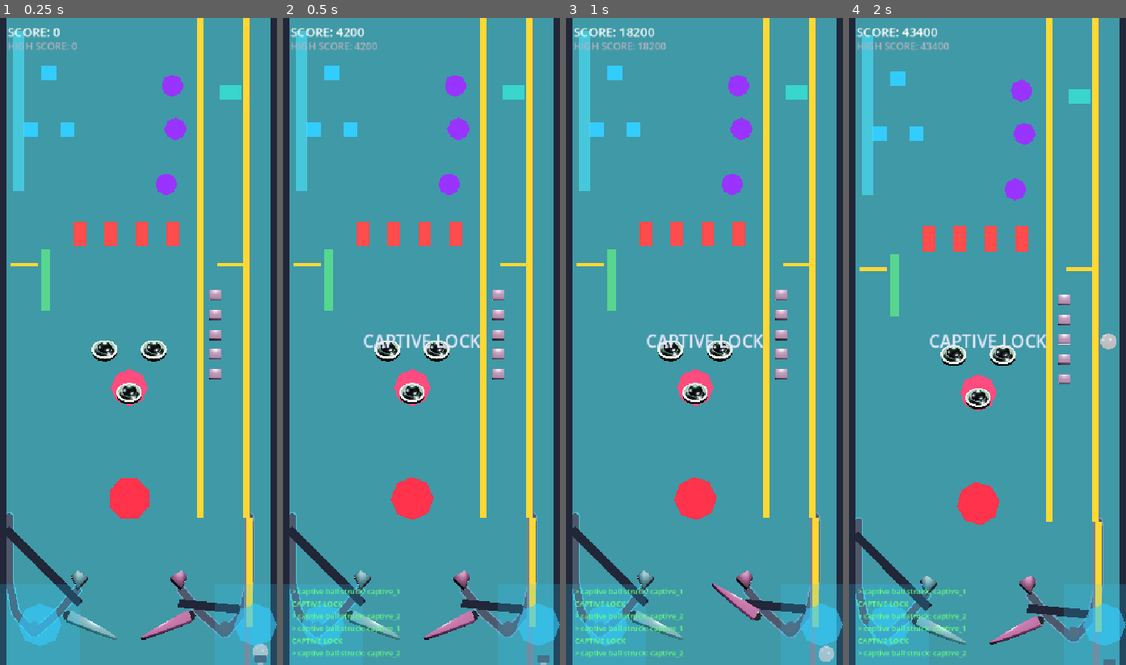
Above: before the commit, frames 1-4 (left to right).
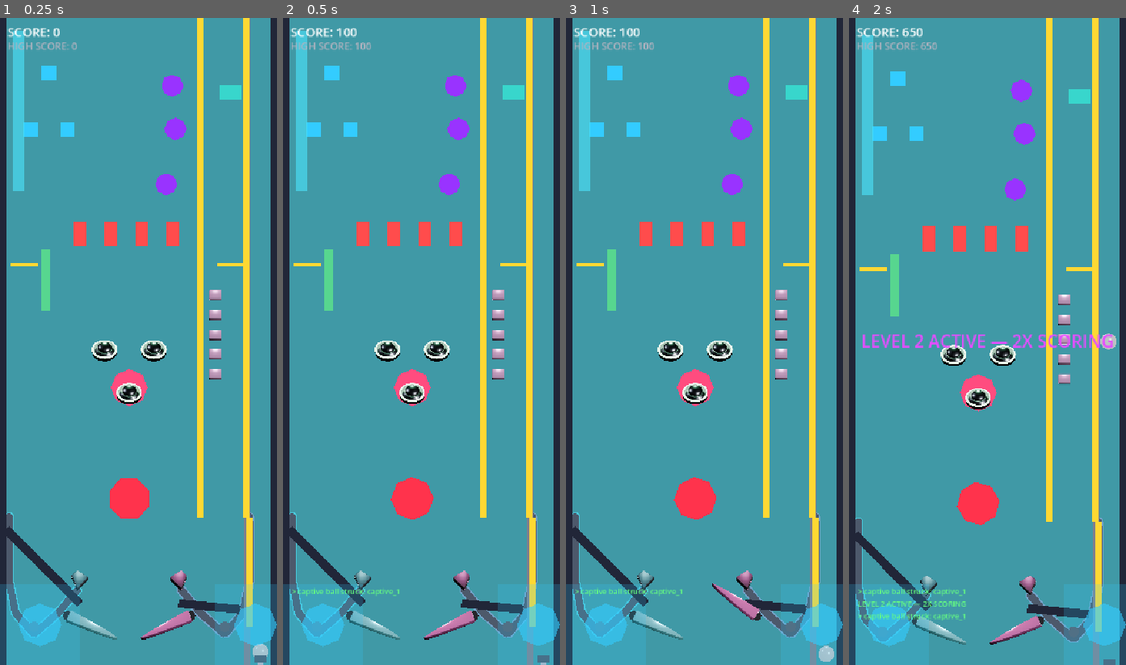
Above: after the commit, the same moments.

Repository: nobody174/pinball-adventure
Game: Godot game, scene res://tables/the_glitch/the_glitch.tscn
Same seed, same stepped clock (60 frames per second), same inputs: the game is played once before the commit and once after it. This scene is started directly instead of the project's main scene.
Inputs (mouse positions are in pixels of both pictures, inside the frame that each line leads up to):
- Up to frame 1 (0.25 s): no input
- Up to frame 2 (0.5 s): no input
- Up to frame 3 (1 s): tap Enter at 0.5 s; move the mouse to (765, 309) at 0.52 s; hold Right (flip_right) from 0.53 s (still down); hold Up (launch_ball) from 0.53 s (still down); click (765, 309) at 0.67 s
- Up to frame 4 (2 s): release Right (flip_right) at 1.25 s; release Up (launch_ball) at 1.25 s; drag from (932, 373) to (898, 76) at 1.27 s

Frame 1 is identical in both runs. In frame 2, 1.2% of the frame differs, in the area x 3-72%, y 1-99%; in frame 3, 1.2%; in frame 4, 1.9%, in the area x 3-96%, y 1-99%.

Commit message:
fix: ball passes under RightOrbit instead of colliding with it
Wrong fix in the last commit -- the deflector plate I added was solving
the wrong problem. The designer clarified after seeing a screenshot: the
ball exiting the shooter lane was never meant to be walled off with new
geometry, it was meant to pass *under* RightOrbit's rail, the same way
CyberRampA and CyberRampB already pass under/over each other via layer
masking. The gray deflector plate was visually and physically cutting
across the orbit loop -- that was the "crashing into a wall" the designer
was seeing, not a leftover shooter-lane bug.

Removed the deflector entirely (node + its now-unused sub-resources).
Gave RightOrbit its own physics layer (project.godot: layer_4 =
"right_orbit"; the StaticBody2D's collision_layer set to 8) instead of
the default layer everything else shares. Since the ball's own collision
mask stays at its default (1), it no longer overlaps RightOrbit's layer
at all, so a ball just flying up from the shooter lane now passes
straight through/under the rail instead of colliding with it -- exactly
the CyberRampA/B technique, applied here. (The lane-widening fix from the
previous commit stays; that was a genuine, separate bug -- the lane was
narrower than the ball -- and is unrelated to this one.)

Note: this makes RightOrbit currently pass-through for every ball, not
just ones arriving from the shooter lane -- there's no entrance/exit
trigger yet to let a properly-aimed flipper shot actually ride the loop
as a real orbit shot. Left that out deliberately rather than guessing at
which mouth/direction is the "real" entrance; that's a small follow-up
if the designer wants the orbit to be a real interactive shot rather
than a visual-only rail for now.

Also fixed a real, pre-existing bug surfaced while tracing this: with
the deflector gone, the ball now free-falls back through the whole
table, which exposed saucer.gd:37 setting `body.freeze = true` directly
from inside `_on_body_entered` -- illegal while Godot's physics engine
is flushing collision queries ("Can't change this state while flushing
queries" error, present but silent in the old build since the ball never
fell back through open space fast enough to hit it before). Fixed by
deferring that specific assignment; the release-side `freeze = false`
after the hold timer runs in a normal frame context and didn't need it.
Updated test_captures_ball_on_contact to await a physics frame before
asserting freeze state, since it's now deferred.

94/94 tests pass, duplicate-sibling-index audit clean across 81 parent
groups, verified via headless trace: the ball now passes cleanly under
RightOrbit with continuous velocity and no anomalous jumps, and the
saucer query-flush error no longer appears.

Built with assistance from Claude Code by Anthropic.

Diff:
--- a/core/physics/saucer.gd
+++ b/core/physics/saucer.gd
@@ -34,7 +34,7 @@
 		return
 	_holding = true
 	captured.emit(target_id)
-	body.freeze = true
+	body.set_deferred("freeze", true)
 	body.linear_velocity = Vector2.ZERO
 	body.global_position = global_position
 	await get_tree().create_timer(hold_duration_seconds).timeout
--- a/project.godot
+++ b/project.godot
@@ -58,6 +58,7 @@
 2d_physics/layer_1="default"
 2d_physics/layer_2="cyber_ramp_a"
 2d_physics/layer_3="cyber_ramp_b"
+2d_physics/layer_4="right_orbit"
 
 [rendering]
 
--- a/tables/the_glitch/the_glitch.tscn
+++ b/tables/the_glitch/the_glitch.tscn
@@ -134,13 +134,6 @@
 [sub_resource type="ConcavePolygonShape2D" id="ConcavePolygonShape2D_RightOrbitOuterRail"]
 segments = PackedVector2Array(0.000, 0.000, -4.220, -60.584, -4.220, -60.584, -16.319, -113.624, -16.319, -113.624, -34 …(283 unchanged characters)…
 
-[sub_resource type="RectangleShape2D" id="RectangleShape2D_shooter_lane_deflector"]
-size = Vector2(280, 40)
-
-[sub_resource type="PhysicsMaterial" id="PhysicsMaterial_shooter_lane_deflector"]
-friction = 0.05
-bounce = 0.0
-
 [node name="TheGlitch" unique_id=1364637713 instance=ExtResource("1_base")]
 script = ExtResource("4_glitch")
 
@@ -1028,6 +1021,7 @@
 polygon = PackedVector2Array(-3.99, -0.28, 0.63, -63.61, 14.26, -122.77, 36.41, -171.41, 67.26, -205.23, 105.96, -217.9 …(256 unchanged characters)…
 
 [node name="RightOrbit" type="StaticBody2D" parent="UpperZone/TopZone" index="8"]
+collision_layer = 8
 [node name="RightOrbitInnerRail" type="CollisionShape2D" parent="UpperZone/TopZone/RightOrbit" index="0"]
 position = Vector2(415.96, -1156.14)
 shape = SubResource("ConcavePolygonShape2D_RightOrbitInnerRail")
@@ -1045,18 +1039,6 @@
 position = Vector2(384.04, -1153.86)
 color = Color(1, 0.2, 0.7, 0.7)
 polygon = PackedVector2Array(-3.99, 0.28, -8.18, -59.99, -20.11, -112.35, -37.79, -152.20, -57.12, -175.19, -74.04, -18 …(272 unchanged characters)…
-
-[node name="ShooterLaneDeflector" type="StaticBody2D" parent="UpperZone/TopZone" index="9"]
-position = Vector2(408, -1268)
-rotation = 0.5236
-physics_material_override = SubResource("PhysicsMaterial_shooter_lane_deflector")
-
-[node name="CollisionShape2D" type="CollisionShape2D" parent="UpperZone/TopZone/ShooterLaneDeflector" index="0"]
-shape = SubResource("RectangleShape2D_shooter_lane_deflector")
-
-[node name="Sprite" type="Polygon2D" parent="UpperZone/TopZone/ShooterLaneDeflector" index="1"]
-color = Color(0.5, 0.5, 0.55, 1)
-polygon = PackedVector2Array(-140.0, -20.0, 140.0, -20.0, 140.0, 20.0, -140.0, 20.0)
 
 [node name="PlungerRod" type="Polygon2D" parent="." index="28"]
 position = Vector2(423, 690)
--- a/test/unit/test_saucer.gd
+++ b/test/unit/test_saucer.gd
@@ -29,6 +29,8 @@
 	watch_signals(saucer)
 
 	saucer._on_body_entered(ball)
+	await wait_physics_frames(1) ## freeze is set via set_deferred to avoid erroring when
+	## _on_body_entered fires during the physics engine's own query-flush phase.
 
 	assert_signal_emitted_with_parameters(saucer, "captured", ["saucer_a"])
 	assert_true(ball.freeze, "ball should be frozen while held")
